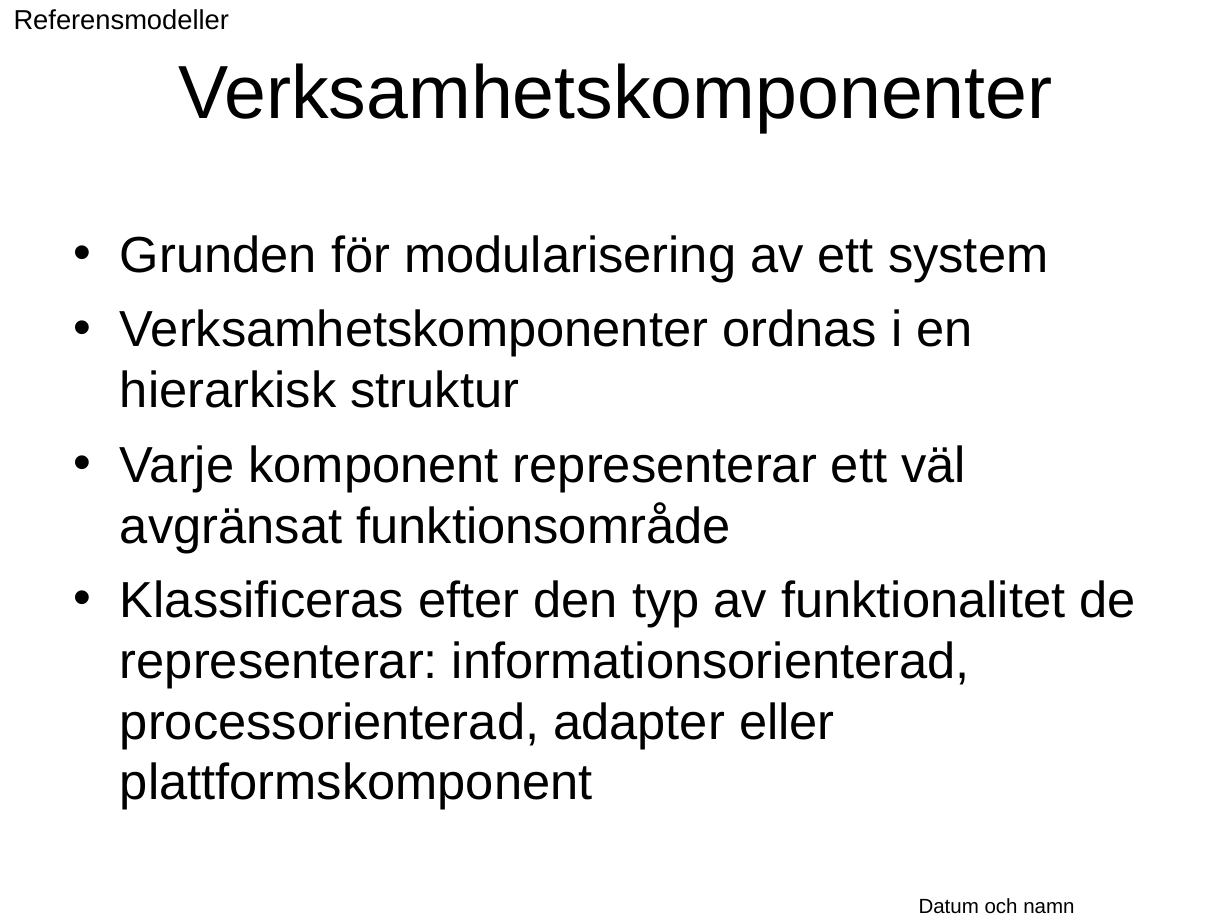
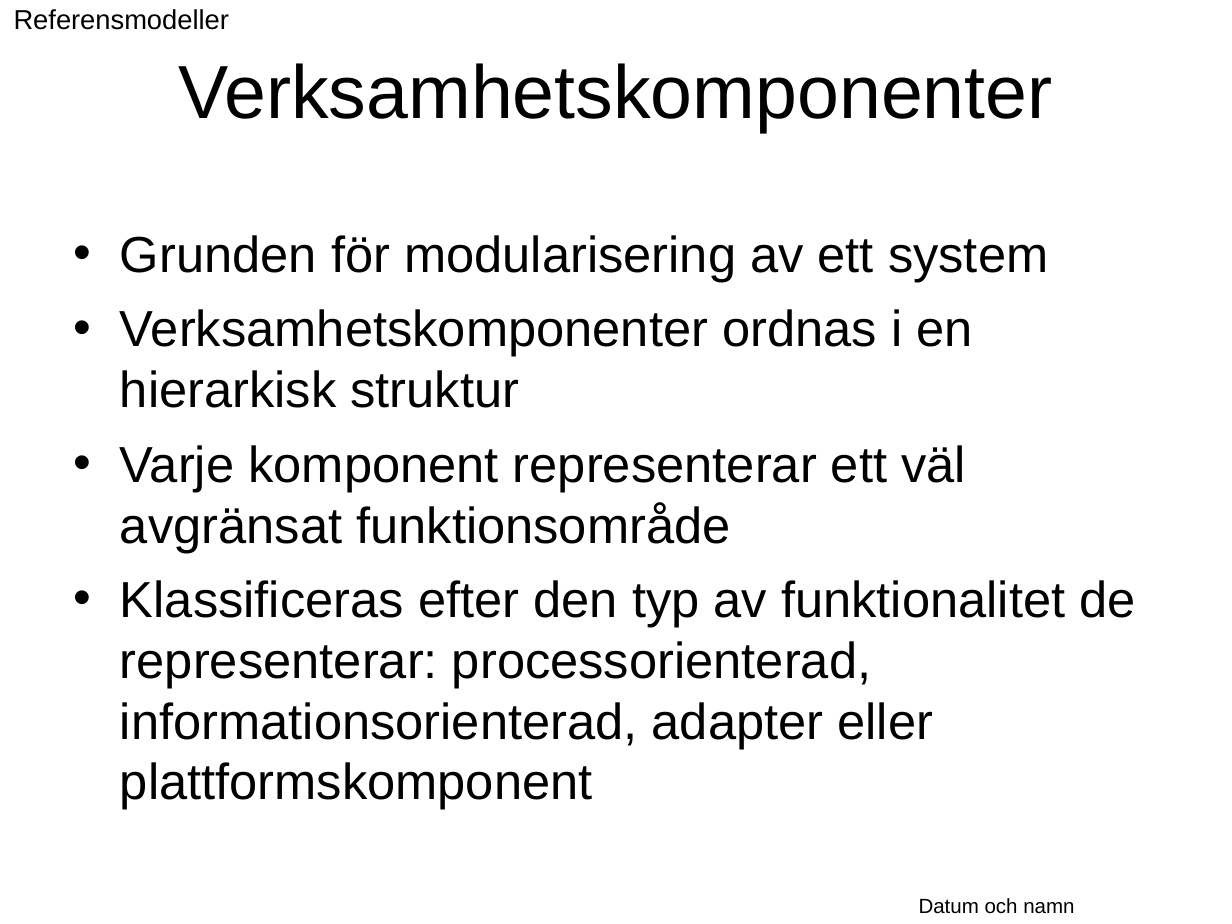
Before and after one commit to Vastra-Gotalandsregionen/oppna-program-hsatools, a slide deck: slide 34 of reference-architecture/Introduktion/Referensarkitektur_oversikt.ppt. Drawn at 1232x924 pixels with LibreOffice and Linux fonts; fonts in the diff are those of the drawing; background and template pictures are left out. Boxes give left, top, right and bottom in pixels: in the first picture for what was removed or moved away, otherwise in the second. Text is boxed around its words. In the diff, an @@ line names an element or a change of style, - is before the commit and + after.

```diff
--- a/reference-architecture/Introduktion/Referensarkitektur_oversikt.ppt
+++ b/reference-architecture/Introduktion/Referensarkitektur_oversikt.ppt
@@ text at (120, 580, 1135, 810): text changed @@
-• Klassificeras efter den typ av funktionalitet de representerar: informationsorienterad, processorienterad, adapter eller plattformskomponent
+• Klassificeras efter den typ av funktionalitet de representerar: processorienterad, informationsorienterad, adapter eller plattformskomponent
```
Also in this commit, not shown: 2 other slides changed, 1 other file.
